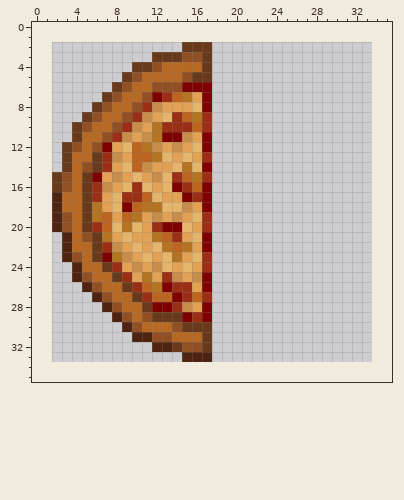
A pixel-art sprite gets an edit: Assets/Sprites/Halfpizza.png. Above, as it was before the edit.
The file is 32x32 pixels. The old version is drawn lined up with the new one, on the new canvas.
And afterwards:
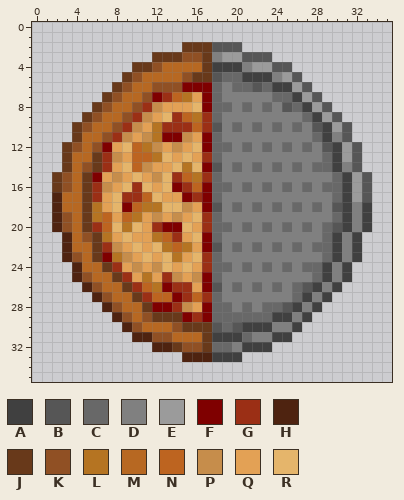
Palette (. is transparent): A #404040  B #565656  C #686868  D #808080  E #9b9b9b  F #7f0000  G #9b2f15  H #4e2310  J #68391a  K #905024  L #b57422  M #b76822  N #bd6420  P #c68d4b  Q #e3a155  R #e5b56b
The edit:
canvas 32x32 -> 36x36, the old top-left corner now at 2,2
Changed rows in their new state; - is an unchanged pixel.
first column x 18:
 2 BBB-------------
 3 DEEBBB----------
 4 AAADEEBB--------
 5 BCCAAADEB-------
 6 CDCCBCAAEB------
 7 CDDDDDCCAEB-----
 8 CCDCDCDBCAEB----
 9 CDDDDDDDDCAEB---
10 BDCDCDCDCDBAEB--
11 CDDDDDDDDDCADB--
12 CCDCDCDCDCDBAEB-
13 CDDDDDDDDDDCAEB-
14 BDCDCDCDCDCCADB-
15 CDDDDDDDDDDDCAEB
16 CCDCDCDCDCDCCAEB
17 CDDDDDDDDDDDCAEB
18 BDCDCDCDCDCDBADA
19 CDDDDDDDDDDDCADA
20 CCDCDCDCDCDCBADA
21 CDDDDDDDDDDCADA-
22 BDCDCDCDCDCCADA-
23 CDDDDDDDDDDCADA-
24 CCDCDCDCDCCADA--
25 CDDDDDDDDDCADA--
26 BDCDCDCDCBADA---
27 CDDDDDDDCADA----
28 CCDCDCCBADA-----
29 CCCCCCAADA------
30 BCBAAADDA-------
31 AAACDDAA--------
32 CCDAAA----------
33 AAA-------------
